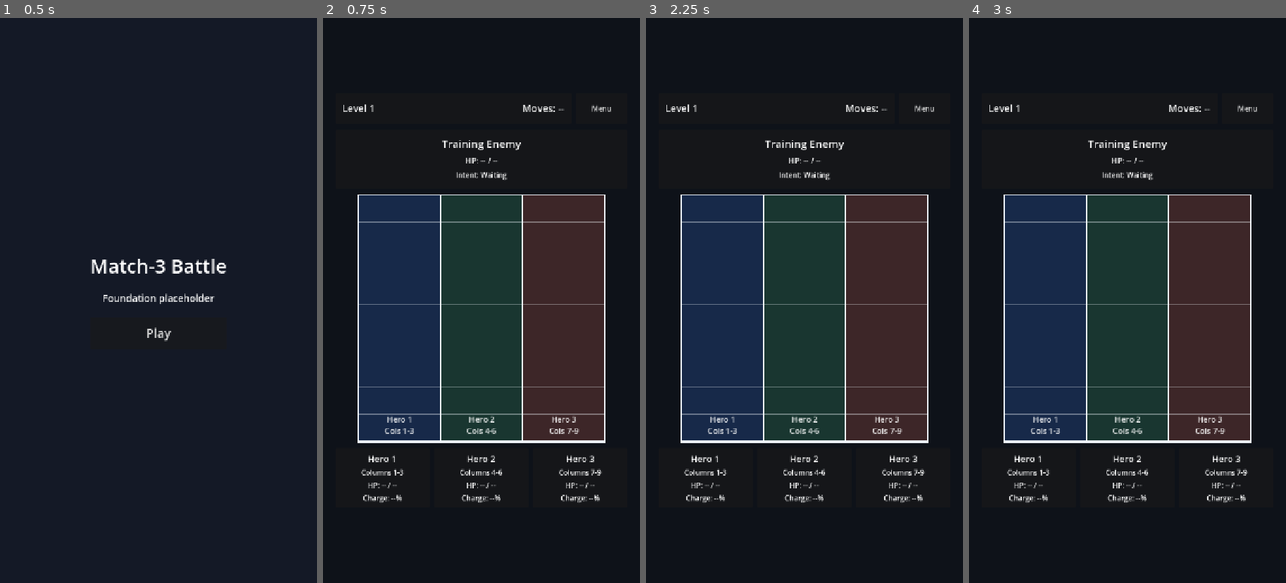
Above: before the commit, frames 1-4 (left to right).
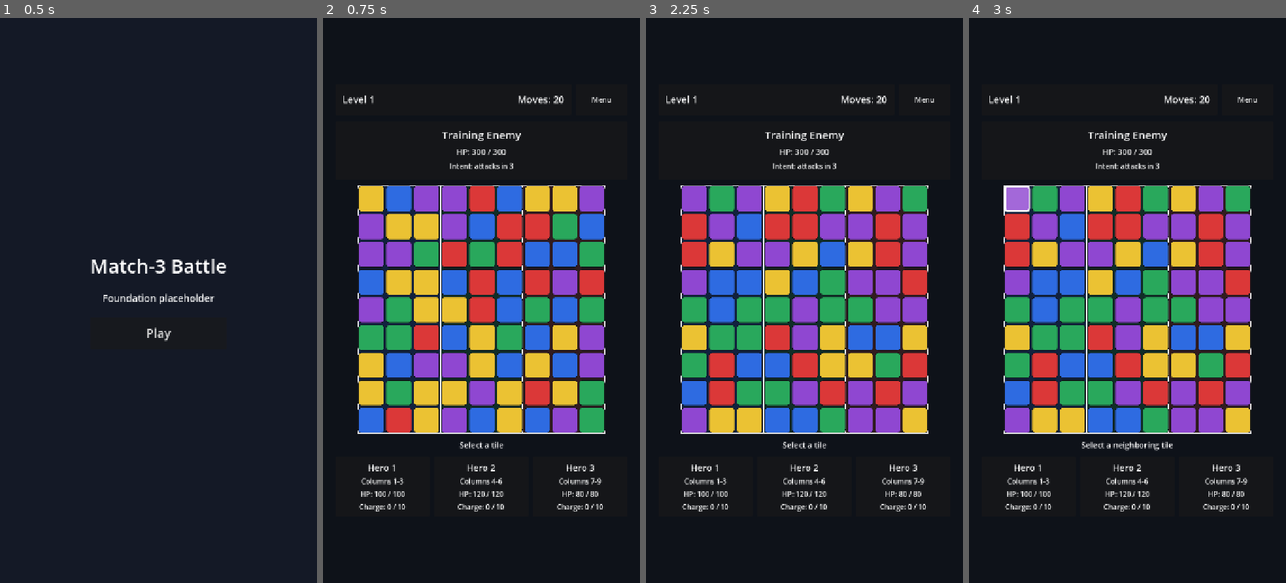
Above: after the commit, the same moments.

Repository: StanisRyz/tri-v-ryad
Game: Godot game, scene res://scenes/app/App.tscn
Two runs of this game, one before a commit and one after it. Both use one fixed random seed, a clock stepped at 60 frames per second and the inputs below.
Inputs (mouse positions are in pixels of both pictures, inside the frame that each line leads up to):
- Up to frame 1 (0.5 s): no input
- Up to frame 2 (0.75 s): click "Play" at 0.5 s
- Up to frame 3 (2.25 s): click "Menu" at 1.25 s; click "Play" at 2 s
- Up to frame 4 (3 s): click (1016, 198) at 2.77 s

Frame 1 is identical in both runs. In frame 2, 34% of the frame differs, in the area x 6-91%, y 13-88%; in frame 3, 34%; in frame 4, 35%.

Commit message:
First playable battle prototype

Diff:
--- /dev/null
+++ b/scenes/game/BoardView.tscn
@@ -0,0 +1,18 @@
+[gd_scene load_steps=2 format=3 uid="uid://b42kot8is5261"]
+
+[ext_resource type="Script" path="res://scripts/game/view/board_view.gd" id="1_suf0l"]
+
+[node name="BoardView" type="Control"]
+custom_minimum_size = Vector2(560, 560)
+layout_mode = 3
+anchors_preset = 0
+size_flags_horizontal = 4
+size_flags_vertical = 4
+script = ExtResource("1_suf0l")
+
+[node name="TileGrid" type="GridContainer" parent="."]
+unique_name_in_owner = true
+layout_mode = 0
+theme_override_constants/h_separation = 4
+theme_override_constants/v_separation = 4
+columns = 9
--- /dev/null
+++ b/scenes/game/TileView.tscn
@@ -0,0 +1,10 @@
+[gd_scene load_steps=2 format=3 uid="uid://b6q0fxrumxrdn"]
+
+[ext_resource type="Script" path="res://scripts/game/view/tile_view.gd" id="1_3jjdl"]
+
+[node name="TileView" type="Button"]
+custom_minimum_size = Vector2(48, 48)
+layout_mode = 3
+anchors_preset = 0
+focus_mode = 0
+script = ExtResource("1_3jjdl")
--- a/scenes/screens/GameScreen.tscn
+++ b/scenes/screens/GameScreen.tscn
@@ -1,10 +1,11 @@
-[gd_scene load_steps=6 format=3 uid="uid://dsqit1j6lh7mq"]
+[gd_scene load_steps=7 format=3 uid="uid://dsqit1j6lh7mq"]
 
 [ext_resource type="Script" path="res://scripts/screens/game_screen.gd" id="1_jyptq"]
 [ext_resource type="PackedScene" path="res://scenes/ui/BattleHud.tscn" id="2_2dfvm"]
 [ext_resource type="PackedScene" path="res://scenes/ui/EnemyPanel.tscn" id="3_746sx"]
-[ext_resource type="PackedScene" path="res://scenes/ui/BoardFrame.tscn" id="4_f7wwi"]
+[ext_resource type="PackedScene" path="res://scenes/game/BoardView.tscn" id="4_4hyiu"]
 [ext_resource type="PackedScene" path="res://scenes/ui/HeroPartyPanel.tscn" id="5_uw1i4"]
+[ext_resource type="PackedScene" path="res://scenes/ui/BattleResultOverlay.tscn" id="6_mdu30"]
 
 [node name="GameScreen" type="Control"]
 layout_mode = 3
@@ -43,7 +44,7 @@
 unique_name_in_owner = true
 custom_minimum_size = Vector2(664, 0)
 layout_mode = 2
-theme_override_constants/separation = 14
+theme_override_constants/separation = 12
 
 [node name="TopBar" type="HBoxContainer" parent="SafeMargin/BattleCenter/BattleRoot"]
 layout_mode = 2
@@ -68,10 +69,22 @@
 layout_mode = 2
 size_flags_vertical = 3
 
-[node name="BoardFrame" parent="SafeMargin/BattleCenter/BattleRoot/BoardArea" instance=ExtResource("4_f7wwi")]
+[node name="BoardView" parent="SafeMargin/BattleCenter/BattleRoot/BoardArea" instance=ExtResource("4_4hyiu")]
 unique_name_in_owner = true
 layout_mode = 2
+
+[node name="StatusLabel" type="Label" parent="SafeMargin/BattleCenter/BattleRoot"]
+unique_name_in_owner = true
+layout_mode = 2
+theme_override_font_sizes/font_size = 18
+text = "Select a tile"
+horizontal_alignment = 1
+autowrap_mode = 3
 
 [node name="HeroPartyPanel" parent="SafeMargin/BattleCenter/BattleRoot" instance=ExtResource("5_uw1i4")]
 unique_name_in_owner = true
 layout_mode = 2
+
+[node name="BattleResultOverlay" parent="." instance=ExtResource("6_mdu30")]
+unique_name_in_owner = true
+layout_mode = 1
--- /dev/null
+++ b/scenes/ui/BattleResultOverlay.tscn
@@ -0,0 +1,55 @@
+[gd_scene load_steps=2 format=3 uid="uid://bx5ox10ddo3mg"]
+
+[ext_resource type="Script" path="res://scripts/ui/battle_result_overlay.gd" id="1_yr18t"]
+
+[node name="BattleResultOverlay" type="PanelContainer"]
+visible = false
+layout_mode = 1
+anchors_preset = 8
+anchor_left = 0.5
+anchor_top = 0.5
+anchor_right = 0.5
+anchor_bottom = 0.5
+offset_left = -180.0
+offset_top = -116.0
+offset_right = 180.0
+offset_bottom = 116.0
+grow_horizontal = 2
+grow_vertical = 2
+script = ExtResource("1_yr18t")
+
+[node name="Margin" type="MarginContainer" parent="."]
+layout_mode = 2
+theme_override_constants/margin_left = 24
+theme_override_constants/margin_top = 22
+theme_override_constants/margin_right = 24
+theme_override_constants/margin_bottom = 22
+
+[node name="Content" type="VBoxContainer" parent="Margin"]
+layout_mode = 2
+theme_override_constants/separation = 16
+
+[node name="ResultLabel" type="Label" parent="Margin/Content"]
+unique_name_in_owner = true
+layout_mode = 2
+theme_override_font_sizes/font_size = 34
+text = "Victory"
+horizontal_alignment = 1
+
+[node name="Buttons" type="HBoxContainer" parent="Margin/Content"]
+layout_mode = 2
+theme_override_constants/separation = 12
+
+[node name="RestartButton" type="Button" parent="Margin/Content/Buttons"]
+unique_name_in_owner = true
+custom_minimum_size = Vector2(140, 56)
+layout_mode = 2
+size_flags_horizontal = 3
+text = "Restart"
+
+[node name="ResultMenuButton" type="Button" parent="Margin/Content/Buttons"]
+unique_name_in_owner = true
+custom_minimum_size = Vector2(140, 56)
+layout_mode = 2
+size_flags_horizontal = 3
+text = "Menu"
--- /dev/null
+++ b/scripts/game/input/board_input_controller.gd
@@ -0,0 +1,50 @@
+extends RefCounted
+class_name BoardInputController
+
+signal swap_requested(from_cell: Vector2i, to_cell: Vector2i)
+signal selection_changed(cell: Vector2i)
+signal selection_cleared
+
+var selected_cell := Vector2i(-1, -1)
+var _input_enabled := true
+
+
+func handle_tile_pressed(cell: Vector2i) -> void:
+	if not _input_enabled:
+		return
+
+	if selected_cell == Vector2i(-1, -1):
+		selected_cell = cell
+		selection_changed.emit(cell)
+		return
+
+	if selected_cell == cell:
+		clear_selection()
+		return
+
+	if _are_neighbors(selected_cell, cell):
+		var from_cell := selected_cell
+		clear_selection()
+		swap_requested.emit(from_cell, cell)
+		return
+
+	selected_cell = cell
+	selection_changed.emit(cell)
+
+
+func set_input_enabled(enabled: bool) -> void:
+	_input_enabled = enabled
+	if not _input_enabled:
+		clear_selection()
+
+
+func clear_selection() -> void:
+	if selected_cell == Vector2i(-1, -1):
+		return
+
+	selected_cell = Vector2i(-1, -1)
+	selection_cleared.emit()
+
+
+func _are_neighbors(a: Vector2i, b: Vector2i) -> bool:
+	return abs(a.x - b.x) + abs(a.y - b.y) == 1
--- /dev/null
+++ b/scripts/game/presentation/battle_presenter.gd
@@ -0,0 +1,82 @@
+extends RefCounted
+class_name BattlePresenter
+
+signal board_changed(board: BoardModel)
+signal battle_state_changed(state: BattleState)
+signal turn_resolved(result: BattleTurnResult)
+signal invalid_swap(reason: String)
+signal battle_finished(status: int)
+
+var board: BoardModel
+var state: BattleState
+
+var _board_generator := BoardGenerator.new()
+var _swap_resolver := SwapResolver.new()
+var _board_resolver := BoardResolver.new()
+var _battle_resolver := BattleResolver.new()
+
+
+func start_new_battle() -> void:
+	board = _generate_playable_board()
+	state = _create_test_battle_state()
+	board_changed.emit(board)
+	battle_state_changed.emit(state)
+
+
+func request_swap(from_cell: Vector2i, to_cell: Vector2i) -> void:
+	if board == null or state == null or is_battle_finished():
+		return
+
+	var swap_result := _swap_resolver.try_swap(board, from_cell, to_cell)
+	if not swap_result.accepted:
+		invalid_swap.emit(swap_result.reason)
+		board_changed.emit(board)
+		return
+
+	var battle_result := _battle_resolver.resolve_player_matches(state, swap_result.matches)
+	_board_resolver.resolve_board(board)
+
+	board_changed.emit(board)
+	battle_state_changed.emit(state)
+	turn_resolved.emit(battle_result)
+
+	if state.is_finished():
+		battle_finished.emit(state.status)
+
+
+func is_battle_finished() -> bool:
+	return state != null and state.is_finished()
+
+
+func _create_test_battle_state() -> BattleState:
+	var heroes: Array[HeroData] = [
+		HeroData.new("hero_1", "Hero 1", 0, 10, 100, 0, 0, 10),
+		HeroData.new("hero_2", "Hero 2", 1, 8, 120, 0, 0, 10),
+		HeroData.new("hero_3", "Hero 3", 2, 12, 80, 0, 0, 10),
+	]
+	var enemy := EnemyData.new("enemy_training", "Training Enemy", 300, 20)
+	var enemy_intent := EnemyIntent.new(3, 1)
+	return BattleState.new(heroes, enemy, enemy_intent, 20)
+
+
+func _generate_playable_board() -> BoardModel:
+	for attempt in range(100):
+		var candidate := _board_generator.generate()
+		if _has_valid_move(candidate):
+			return candidate
+
+	return _board_generator.generate()
+
+
+func _has_valid_move(candidate: BoardModel) -> bool:
+	for cell in candidate.get_all_cells():
+		for offset in [Vector2i.RIGHT, Vector2i.DOWN]:
+			var neighbor: Vector2i = cell + offset
+			if not candidate.is_inside(neighbor):
+				continue
+
+			var copy: BoardModel = candidate.duplicate_board()
+			if _swap_resolver.try_swap(copy, cell, neighbor).accepted:
+				return true
+
+	return false
--- /dev/null
+++ b/scripts/game/view/board_view.gd
@@ -0,0 +1,126 @@
+extends Control
+class_name BoardView
+
+signal tile_pressed(cell: Vector2i)
+
+const TILE_VIEW_SCENE := preload("res://scenes/game/TileView.tscn")
+const BOARD_SIZE := 9
+const LANE_WIDTH := 3
+
+@onready var tile_grid: GridContainer = %TileGrid
+
+var _board: BoardModel
+var _tile_views: Dictionary = {}
+var _selected_cell := Vector2i(-1, -1)
+var _lane_activations: Dictionary = {}
+
+
+func _ready() -> void:
+	custom_minimum_size = Vector2(560, 560)
+	tile_grid.columns = BOARD_SIZE
+	_create_tiles()
+	_update_grid_rect()
+
+
+func _notification(what: int) -> void:
+	if what == NOTIFICATION_RESIZED:
+		_update_grid_rect()
+		queue_redraw()
+
+
+func set_board(board: BoardModel) -> void:
+	_board = board
+	refresh_all_tiles()
+
+
+func refresh_all_tiles() -> void:
+	if _board == null:
+		return
+
+	for cell in _board.get_all_cells():
+		var tile := _tile_views.get(cell) as TileView
+		if tile != null:
+			tile.set_tile(cell, _board.get_tile(cell))
+			tile.set_selected(cell == _selected_cell)
+
+
+func set_selected_cell(cell: Vector2i) -> void:
+	_selected_cell = cell
+	refresh_all_tiles()
+
+
+func clear_selected_cell() -> void:
+	_selected_cell = Vector2i(-1, -1)
+	refresh_all_tiles()
+
+
+func highlight_lanes(lane_activations: Dictionary) -> void:
+	_lane_activations = lane_activations.duplicate()
+	queue_redraw()
+
+
+func clear_lane_highlights() -> void:
+	_lane_activations.clear()
+	queue_redraw()
+
+
+func _draw() -> void:
+	var board_rect := _get_board_rect()
+	var cell_size := board_rect.size.x / float(BOARD_SIZE)
+	var lane_colors := [
+		Color(0.12, 0.30, 0.62, 0.28),
+		Color(0.10, 0.46, 0.30, 0.28),
+		Color(0.56, 0.22, 0.20, 0.28),
+	]
+
+	for lane_index in range(3):
+		var lane_rect := Rect2(
+			board_rect.position + Vector2(cell_size * LANE_WIDTH * lane_index, 0.0),
+			Vector2(cell_size * LANE_WIDTH, board_rect.size.y)
+		)
+		var color: Color = lane_colors[lane_index]
+		if _lane_activations.get(lane_index, 0) > 0:
+			color = color.lightened(0.35)
+			color.a = 0.46
+		draw_rect(lane_rect, color, true)
+
+	for separator_column in [3, 6]:
+		var x: float = board_rect.position.x + cell_size * separator_column
+		draw_line(Vector2(x, board_rect.position.y), Vector2(x, board_rect.end.y), Color(1, 1, 1, 0.9), 4.0)
+
+	draw_rect(board_rect, Color(1, 1, 1, 0.85), false, 3.0)
+
+
+func _create_tiles() -> void:
+	for child in tile_grid.get_children():
+		child.queue_free()
+
+	_tile_views.clear()
+	for y in range(BOARD_SIZE):
+		for x in range(BOARD_SIZE):
+			var cell := Vector2i(x, y)
+			var tile := TILE_VIEW_SCENE.instantiate() as TileView
+			tile.size_flags_horizontal = Control.SIZE_EXPAND_FILL
+			tile.size_flags_vertical = Control.SIZE_EXPAND_FILL
+			tile.tile_pressed.connect(_on_tile_pressed)
+			tile_grid.add_child(tile)
+			_tile_views[cell] = tile
+
+
+func _on_tile_pressed(cell: Vector2i) -> void:
+	tile_pressed.emit(cell)
+
+
+func _update_grid_rect() -> void:
+	if tile_grid == null:
+		return
+
+	var board_rect := _get_board_rect()
+	tile_grid.position = board_rect.position
+	tile_grid.size = board_rect.size
+
+
+func _get_board_rect() -> Rect2:
+	var board_size: float = minf(size.x, size.y)
+	var origin: Vector2 = (size - Vector2.ONE * board_size) * 0.5
+	return Rect2(origin, Vector2.ONE * board_size)
--- /dev/null
+++ b/scripts/game/view/tile_view.gd
@@ -0,0 +1,58 @@
+extends Button
+class_name TileView
+
+signal tile_pressed(cell: Vector2i)
+
+const TILE_COLORS := {
+	TileType.RED: Color(0.86, 0.22, 0.22, 1.0),
+	TileType.BLUE: Color(0.18, 0.42, 0.88, 1.0),
+	TileType.GREEN: Color(0.16, 0.66, 0.36, 1.0),
+	TileType.YELLOW: Color(0.92, 0.76, 0.20, 1.0),
+	TileType.PURPLE: Color(0.56, 0.28, 0.82, 1.0),
+}
+
+var board_cell := Vector2i.ZERO
+var tile_type := BoardModel.EMPTY
+var _is_selected := false
+
+
+func _ready() -> void:
+	custom_minimum_size = Vector2(48, 48)
+	focus_mode = Control.FOCUS_NONE
+	if not pressed.is_connected(_on_pressed):
+		pressed.connect(_on_pressed)
+	_apply_visuals()
+
+
+func set_tile(cell: Vector2i, new_tile_type: int) -> void:
+	board_cell = cell
+	tile_type = new_tile_type
+	_apply_visuals()
+
+
+func set_selected(selected: bool) -> void:
+	_is_selected = selected
+	_apply_visuals()
+
+
+func _on_pressed() -> void:
+	tile_pressed.emit(board_cell)
+
+
+func _apply_visuals() -> void:
+	var base_color: Color = TILE_COLORS.get(tile_type, Color(0.20, 0.22, 0.26, 1.0))
+	var style := StyleBoxFlat.new()
+	style.bg_color = base_color.lightened(0.18) if _is_selected else base_color
+	style.border_width_left = 4 if _is_selected else 1
+	style.border_width_top = 4 if _is_selected else 1
+	style.border_width_right = 4 if _is_selected else 1
+	style.border_width_bottom = 4 if _is_selected else 1
+	style.border_color = Color(1.0, 1.0, 1.0, 1.0) if _is_selected else Color(0.05, 0.06, 0.08, 0.8)
+	style.corner_radius_top_left = 6
+	style.corner_radius_top_right = 6
+	style.corner_radius_bottom_left = 6
+	style.corner_radius_bottom_right = 6
+	add_theme_stylebox_override("normal", style)
+	add_theme_stylebox_override("hover", style)
+	add_theme_stylebox_override("pressed", style)
+	text = ""
--- a/scripts/screens/game_screen.gd
+++ b/scripts/screens/game_screen.gd
@@ -1,15 +1,22 @@
 extends Control
 
 signal back_pressed
+
+const BATTLE_PRESENTER_SCRIPT := preload("res://scripts/game/presentation/battle_presenter.gd")
+const BOARD_INPUT_CONTROLLER_SCRIPT := preload("res://scripts/game/input/board_input_controller.gd")
 
 @onready var menu_button: Button = %MenuButton
 @onready var battle_root: VBoxContainer = %BattleRoot
 @onready var battle_hud: PanelContainer = %BattleHud
 @onready var enemy_panel: PanelContainer = %EnemyPanel
-@onready var board_frame: Control = %BoardFrame
+@onready var board_view: Control = %BoardView
+@onready var status_label: Label = %StatusLabel
 @onready var hero_party_panel: HBoxContainer = %HeroPartyPanel
+@onready var result_overlay: PanelContainer = %BattleResultOverlay
 
 var _layout_manager: LayoutManager
+var _presenter
+var _input_controller
 
 func _ready() -> void:
 	if not menu_button.pressed.is_connected(_on_menu_button_pressed):
@@ -18,7 +25,7 @@
 	_layout_manager = LayoutManager.new(get_viewport())
 	_layout_manager.layout_changed.connect(_on_layout_changed)
 
-	_refresh_placeholder_data()
+	_setup_playable_battle()
 	_apply_layout(_layout_manager.get_layout_mode())
 
 
@@ -43,7 +50,7 @@
 	menu_button.custom_minimum_size = Vector2(118, 70)
 	battle_hud.custom_minimum_size = Vector2(0, 70)
 	enemy_panel.custom_minimum_size = Vector2(0, 132)
-	board_frame.custom_minimum_size = Vector2(560, 560)
+	board_view.custom_minimum_size = Vector2(560, 560)
 	hero_party_panel.custom_minimum_size = Vector2(0, 132)
 
 
@@ -53,13 +60,102 @@
 	menu_button.custom_minimum_size = Vector2(104, 52)
 	battle_hud.custom_minimum_size = Vector2(0, 52)
 	enemy_panel.custom_minimum_size = Vector2(0, 92)
-	board_frame.custom_minimum_size = Vector2(320, 320)
+	board_view.custom_minimum_size = Vector2(320, 320)
 	hero_party_panel.custom_minimum_size = Vector2(0, 96)
 
 
-func _refresh_placeholder_data() -> void:
-	if battle_hud.has_method("set_placeholder_values"):
-		battle_hud.set_placeholder_values("Level 1", "Moves: --")
+func _setup_playable_battle() -> void:
+	_presenter = BATTLE_PRESENTER_SCRIPT.new()
+	_input_controller = BOARD_INPUT_CONTROLLER_SCRIPT.new()
 
-	if enemy_panel.has_method("set_placeholder_values"):
-		enemy_panel.set_placeholder_values("Training Enemy", "HP: -- / --", "Intent: Waiting")
+	board_view.tile_pressed.connect(_input_controller.handle_tile_pressed)
+	_input_controller.swap_requested.connect(_presenter.request_swap)
+	_input_controller.selection_changed.connect(_on_selection_changed)
+	_input_controller.selection_cleared.connect(_on_selection_cleared)
+
+	_presenter.board_changed.connect(_on_board_changed)
+	_presenter.battle_state_changed.connect(_on_battle_state_changed)
+	_presenter.turn_resolved.connect(_on_turn_resolved)
+	_presenter.invalid_swap.connect(_on_invalid_swap)
+	_presenter.battle_finished.connect(_on_battle_finished)
+
+	result_overlay.restart_pressed.connect(_on_restart_pressed)
+	result_overlay.menu_pressed.connect(_on_menu_button_pressed)
+	_start_new_battle()
+
+
+func _start_new_battle() -> void:
+	result_overlay.hide_result()
+	board_view.clear_lane_highlights()
+	_input_controller.set_input_enabled(true)
+	_set_status("Select a tile")
+	_presenter.start_new_battle()
+
+
+func _on_board_changed(board: BoardModel) -> void:
+	board_view.set_board(board)
+
+
+func _on_battle_state_changed(state: BattleState) -> void:
+	if battle_hud.has_method("set_values"):
+		battle_hud.set_values("Level 1", "Moves: %d" % state.moves_left)
+
+	if enemy_panel.has_method("set_enemy_state"):
+		enemy_panel.set_enemy_state(state.enemy, state.enemy_intent)
+
+	if hero_party_panel.has_method("set_heroes"):
+		hero_party_panel.set_heroes(state.heroes)
+
+
+func _on_turn_resolved(result: BattleTurnResult) -> void:
+	board_view.highlight_lanes(result.lane_activations)
+	if result.total_damage_to_enemy <= 0:
+		_set_status("Turn resolved")
+		return
+
+	var first_event := _get_first_damage_event(result.damage_events)
+	if first_event.is_empty():
+		_set_status("Heroes dealt %d damage" % result.total_damage_to_enemy)
+	else:
+		_set_status("%s dealt %d damage" % [first_event.get("hero_id", "Hero"), first_event.get("damage", 0)])
+
+
+func _on_invalid_swap(reason: String) -> void:
+	board_view.clear_lane_highlights()
+	_set_status("No match" if reason == "no_match" else "Invalid swap")
+
+
+func _on_battle_finished(status: int) -> void:
+	_input_controller.set_input_enabled(false)
+	if status == BattleState.Status.VICTORY:
+		_set_status("Victory")
+		result_overlay.show_victory()
+	elif status == BattleState.Status.DEFEAT:
+		_set_status("Defeat")
+		result_overlay.show_defeat()
+
+
+func _on_selection_changed(cell: Vector2i) -> void:
+	board_view.set_selected_cell(cell)
+	_set_status("Select a neighboring tile")
+
+
+func _on_selection_cleared() -> void:
+	board_view.clear_selected_cell()
+	_set_status("Select a tile")
+
+
+func _on_restart_pressed() -> void:
+	_start_new_battle()
+
+
+func _get_first_damage_event(events: Array[Dictionary]) -> Dictionary:
+	for event in events:
+		if event.get("damage", 0) > 0:
+			return event
+
+	return {}
+
+
+func _set_status(message: String) -> void:
+	status_label.text = message
--- /dev/null
+++ b/scripts/tests/playable_battle_smoke_test.gd
@@ -0,0 +1,73 @@
+extends SceneTree
+
+const BATTLE_PRESENTER_SCRIPT := "res://scripts/game/presentation/battle_presenter.gd"
+
+var _failures := 0
+
+
+func _initialize() -> void:
+	print("Running playable battle smoke test...")
+
+	var presenter = load(BATTLE_PRESENTER_SCRIPT).new()
+	presenter.start_new_battle()
+
+	_expect_true(presenter.board != null, "presenter created board")
+	_expect_true(presenter.state != null, "presenter created battle state")
+	_expect_false(presenter.board.has_empty_cells(), "presenter board is full")
+
+	var swap := _find_valid_swap(presenter.board)
+	_expect_true(not swap.is_empty(), "presenter board has at least one valid swap")
+
+	if not swap.is_empty():
+		var starting_moves: int = presenter.state.moves_left
+		var starting_enemy_hp: int = presenter.state.enemy.current_hp
+		presenter.request_swap(swap["from"], swap["to"])
+		_expect_equal(presenter.state.moves_left, starting_moves - 1, "valid swap consumes one move")
+		_expect_true(presenter.state.enemy.current_hp < starting_enemy_hp, "valid swap damages enemy")
+		_expect_false(presenter.board.has_empty_cells(), "board remains full after turn")
+
+	if _failures == 0:
+		print("Playable battle smoke test passed.")
+		quit(0)
+	else:
+		push_error("Playable battle smoke test failed: %d" % _failures)
+		quit(1)
+
+
+func _find_valid_swap(board) -> Dictionary:
+	var swap_resolver = SwapResolver.new()
+
+	for cell in board.get_all_cells():
+		for offset in [Vector2i.RIGHT, Vector2i.DOWN]:
+			var neighbor: Vector2i = cell + offset
+			if not board.is_inside(neighbor):
+				continue
+
+			var copy = board.duplicate_board()
+			if swap_resolver.try_swap(copy, cell, neighbor).accepted:
+				return {
+					"from": cell,
+					"to": neighbor,
+				}
+
+	return {}
+
+
+func _expect_true(value: bool, message: String) -> void:
+	if value:
+		return
+
+	_failures += 1
+	push_error("FAILED: %s" % message)
+
+
+func _expect_false(value: bool, message: String) -> void:
+	_expect_true(not value, message)
+
+
+func _expect_equal(actual, expected, message: String) -> void:
+	if actual == expected:
+		return
+
+	_failures += 1
+	push_error("FAILED: %s | expected=%s actual=%s" % [message, expected, actual])
--- a/scripts/ui/battle_hud.gd
+++ b/scripts/ui/battle_hud.gd
@@ -8,6 +8,10 @@
 	set_placeholder_values("Level 1", "Moves: --")
 
 
-func set_placeholder_values(level_text: String, moves_text: String) -> void:
+func set_values(level_text: String, moves_text: String) -> void:
 	level_label.text = level_text
 	moves_label.text = moves_text
+
+
+func set_placeholder_values(level_text: String, moves_text: String) -> void:
+	set_values(level_text, moves_text)
--- /dev/null
+++ b/scripts/ui/battle_result_overlay.gd
@@ -0,0 +1,37 @@
+extends PanelContainer
+class_name BattleResultOverlay
+
+signal restart_pressed
+signal menu_pressed
+
+@onready var result_label: Label = %ResultLabel
+@onready var restart_button: Button = %RestartButton
+@onready var menu_button: Button = %ResultMenuButton
+
+
+func _ready() -> void:
+	restart_button.pressed.connect(_on_restart_button_pressed)
+	menu_button.pressed.connect(_on_menu_button_pressed)
+	hide_result()
+
+
+func show_victory() -> void:
+	result_label.text = "Victory"
+	visible = true
+
+
+func show_defeat() -> void:
+	result_label.text = "Defeat"
+	visible = true
+
+
+func hide_result() -> void:
+	visible = false
+
+
+func _on_restart_button_pressed() -> void:
+	restart_pressed.emit()
+
+
+func _on_menu_button_pressed() -> void:
+	menu_pressed.emit()
--- a/scripts/ui/enemy_panel.gd
+++ b/scripts/ui/enemy_panel.gd
@@ -9,6 +9,19 @@
 	set_placeholder_values("Training Enemy", "HP: -- / --", "Intent: Waiting")
 
 
+func set_enemy_state(enemy: EnemyData, intent: EnemyIntent) -> void:
+	if enemy == null:
+		set_placeholder_values("Enemy", "HP: -- / --", "Intent: --")
+		return
+
+	var intent_text := "Intent: attacks in %d" % intent.turns_until_action if intent != null else "Intent: --"
+	set_placeholder_values(
+		enemy.display_name,
+		"HP: %d / %d" % [enemy.current_hp, enemy.max_hp],
+		intent_text
+	)
+
+
 func set_placeholder_values(enemy_name: String, enemy_hp: String, enemy_intent: String) -> void:
 	enemy_name_label.text = enemy_name
 	enemy_hp_label.text = enemy_hp
--- a/scripts/ui/hero_card.gd
+++ b/scripts/ui/hero_card.gd
@@ -20,3 +20,24 @@
 	lane_label.text = lane_text
 	hp_label.text = hp_text
 	charge_label.text = charge_text
+
+
+func set_hero(hero: HeroData) -> void:
+	if hero == null:
+		hero_name = "Hero"
+		lane_text = "Columns --"
+		hp_text = "HP: -- / --"
+		charge_text = "Charge: -- / --"
+	else:
+		hero_name = hero.display_name
+		lane_text = _get_lane_text(hero.lane_index)
+		hp_text = "HP: %d / %d" % [hero.current_hp, hero.get_max_hp()]
+		charge_text = "Charge: %d / %d" % [hero.ability_charge, hero.ability_charge_required]
+
+	refresh()
+
+
+func _get_lane_text(lane_index: int) -> String:
+	var start_column := lane_index * 3 + 1
+	var end_column := start_column + 2
+	return "Columns %d-%d" % [start_column, end_column]
--- a/scripts/ui/hero_party_panel.gd
+++ b/scripts/ui/hero_party_panel.gd
@@ -5,6 +5,14 @@
 	_refresh_cards()
 
 
+func set_heroes(heroes: Array[HeroData]) -> void:
+	for index in range(get_child_count()):
+		var card := get_child(index)
+		var hero: HeroData = heroes[index] if index < heroes.size() else null
+		if card.has_method("set_hero"):
+			card.set_hero(hero)
+
+
 func _refresh_cards() -> void:
 	for child in get_children():
 		if child.has_method("refresh"):
Not shown, added: scripts/game/input/board_input_controller.gd.uid
Not shown, added: scripts/game/presentation/battle_presenter.gd.uid
Not shown, added: scripts/game/view/board_view.gd.uid
Not shown, added: scripts/game/view/tile_view.gd.uid
Not shown, added: scripts/tests/playable_battle_smoke_test.gd.uid
Not shown, added: scripts/ui/battle_result_overlay.gd.uid
Not shown, changed: AGENTS.md
Not shown, changed: docs/design/game_design_v0_1.md
